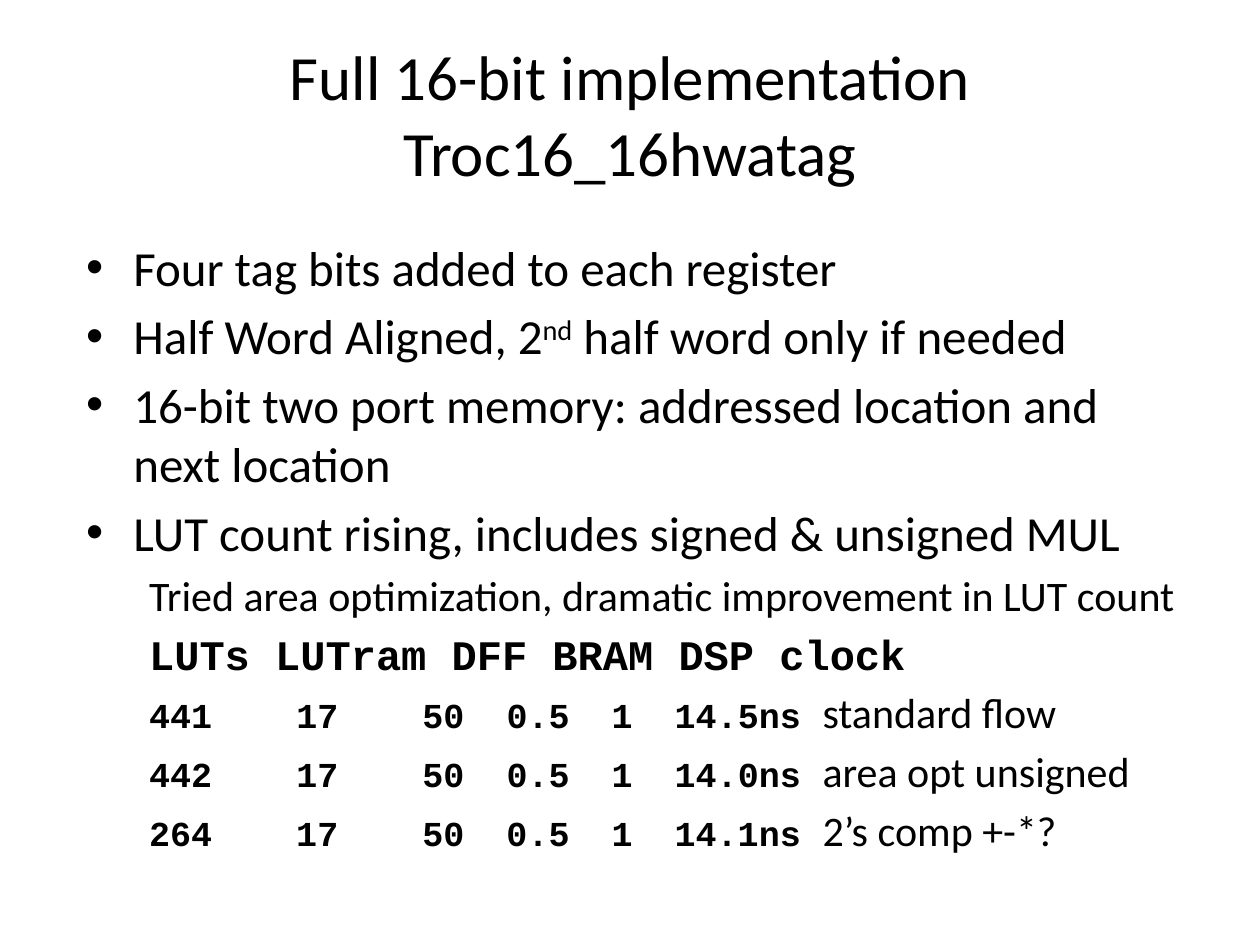
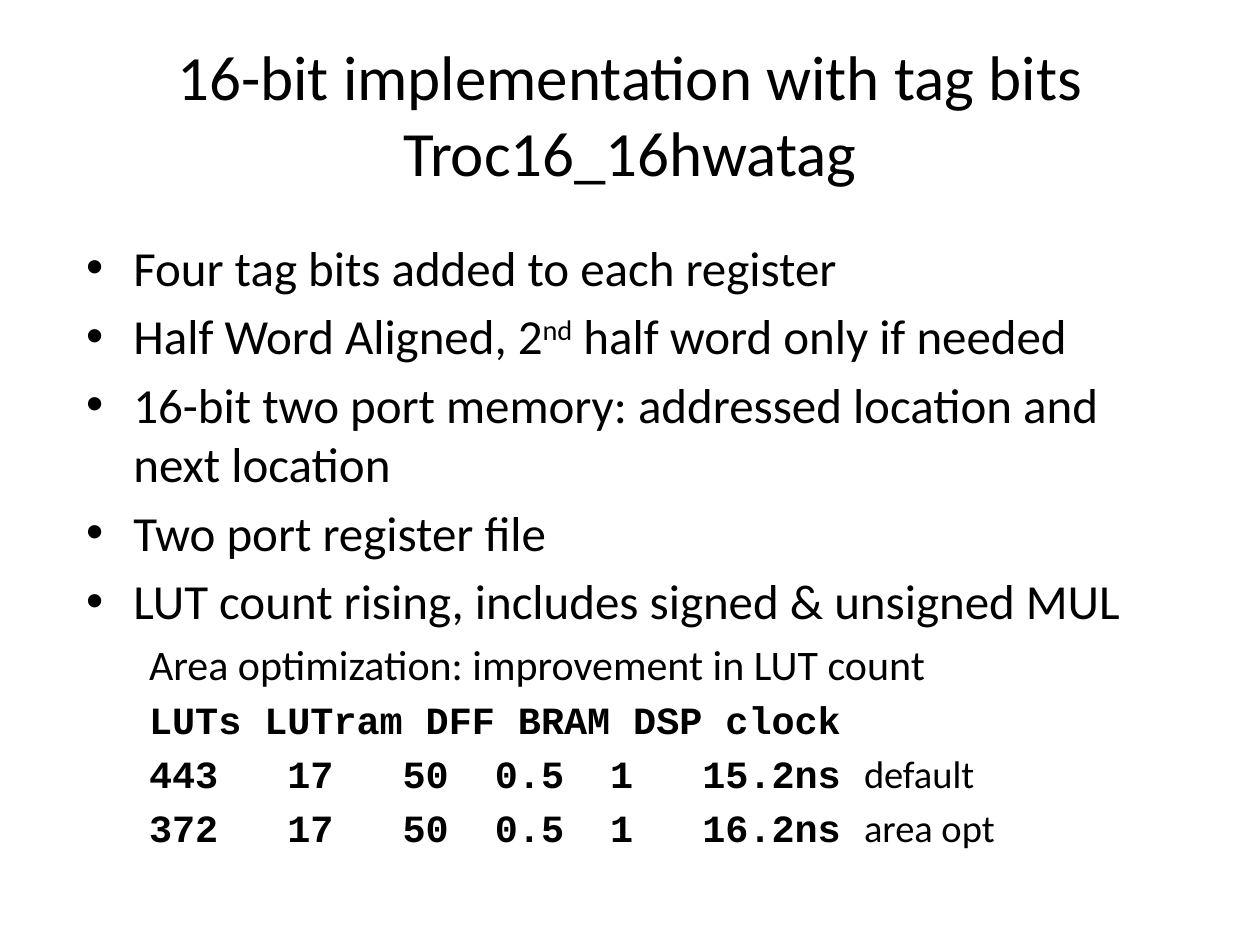
Before and after one commit to jimbrake/TROC16_16, a slide deck: slide 16 of DIY_soft-core_uP.pptx. Drawn at 1260x945 pixels with LibreOffice and Linux fonts; fonts in the diff are those of the drawing. Boxes give left, top, right and bottom in pixels: in the first picture for what was removed or moved away, otherwise in the second. Text is boxed around its words. In the diff, an @@ line names an element or a change of style, - is before the commit and + after.

```diff
--- a/DIY_soft-core_uP.pptx
+++ b/DIY_soft-core_uP.pptx
@@ title at [177, 56, 1082, 187]: text changed @@
-Full 16-bit implementation
-Troc16_16hwatag
+16-bit implementation with tag bits
+Troc16_16hwatag
@@ text at [133, 517, 546, 560]: paragraph added @@
+• Two port register file
@@ text at [149, 651, 925, 687]: text changed @@
-  Tried area optimization, dramatic improvement in LUT count
+  Area optimization: improvement in LUT count
@@ text at [149, 707, 840, 735]: size 24 to 22 pt in "LUTs LUTram DFF BRAM DSP clock" @@
@@ text at [149, 761, 994, 849]: text changed; size 20 to 22 pt @@
-  441 17 50 0.5 1 14.5ns standard flow
-  442 17 50 0.5 1 14.0ns area opt unsigned
-  264 17 50 0.5 1 14.1ns 2’s comp +-*?
+  443 17 50 0.5 1 15.2ns default
+  372 17 50 0.5 1 16.2ns area opt
```
Also in this commit, not shown: 34 other slides changed, 5 slides added, 5 other files.
